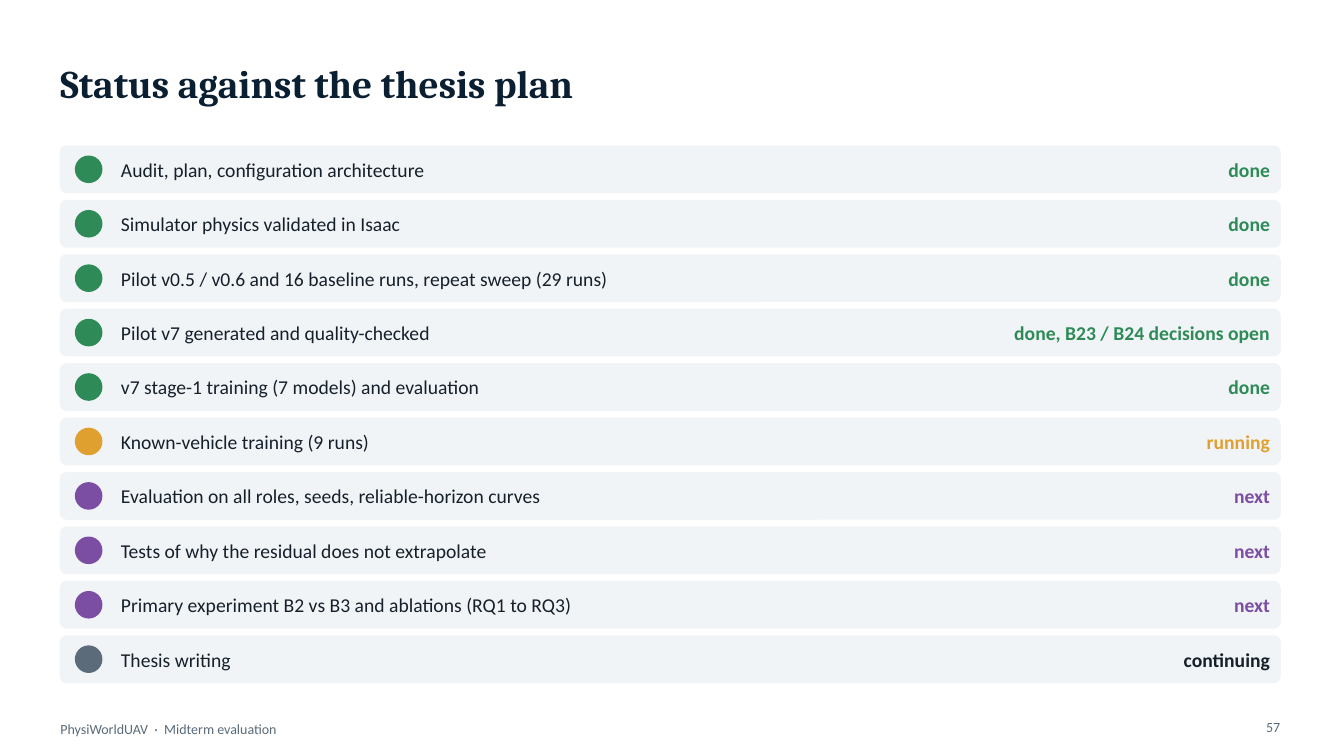
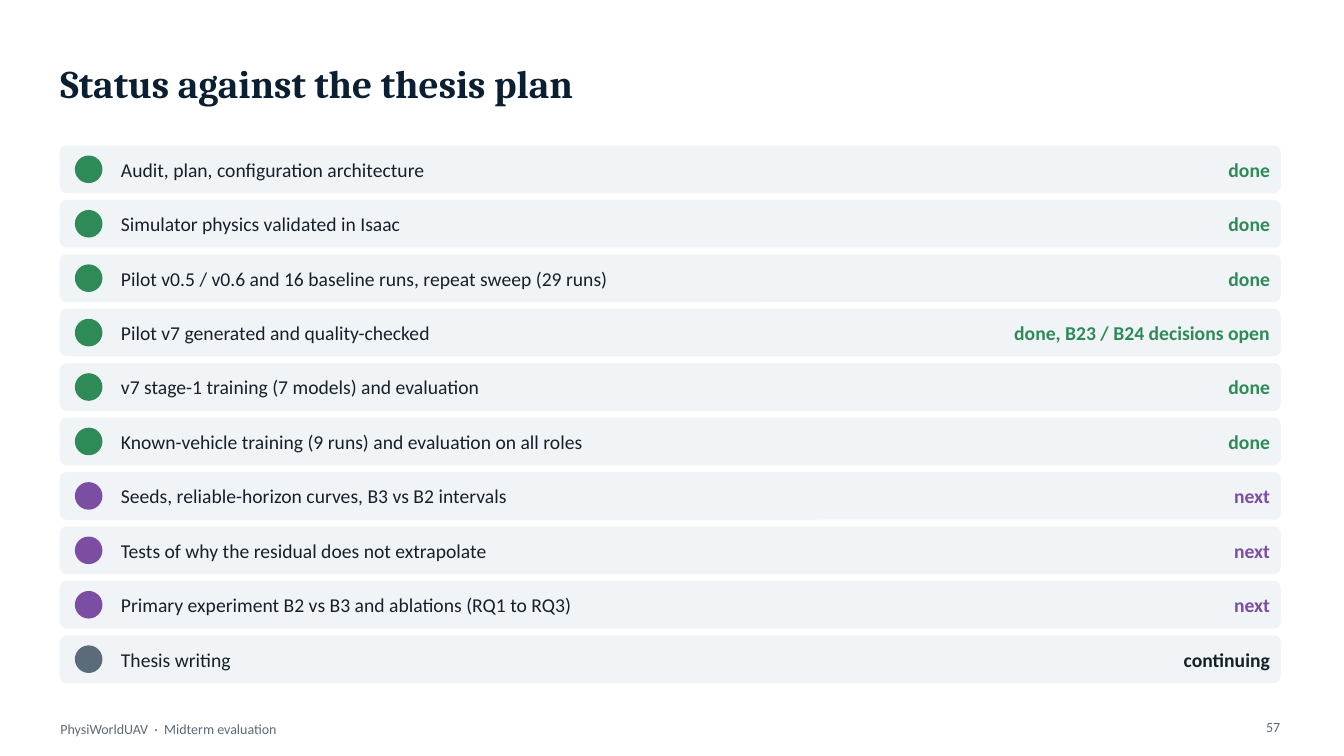
Before and after one commit to ChethanPutran/PhysiWorldUAV, a slide deck: slide 57 of report/slides/PhysiWorldUAV_midterm.pptx. Drawn at 1344x756 pixels with LibreOffice and Linux fonts; fonts in the diff are those of the drawing. Boxes give left, top, right and bottom in pixels: in the first picture for what was removed or moved away, otherwise in the second. Text is boxed around its words. In the diff, an @@ line names an element or a change of style, - is before the commit and + after.

```diff
--- a/report/slides/PhysiWorldUAV_midterm.pptx
+++ b/report/slides/PhysiWorldUAV_midterm.pptx
@@ ellipse at box(76, 429, 102, 455): fill #E0A030 to #2E8B57; outline #E0A030 1 pt to #2E8B57 1 pt @@
@@ text at box(121, 435, 582, 453): text changed @@
-Known-vehicle training (9 runs)
+Known-vehicle training (9 runs) and evaluation on all roles
@@ text at box(1228, 435, 1269, 449): text changed; text colour #E0A030 to #2E8B57 @@
-running
+done
@@ text at box(121, 489, 507, 506): text changed @@
-Evaluation on all roles, seeds, reliable-horizon curves
+Seeds, reliable-horizon curves, B3 vs B2 intervals
```
Also in this commit, not shown: 8 other slides changed, 2 slides added, 2 slides removed, 21 other files.
